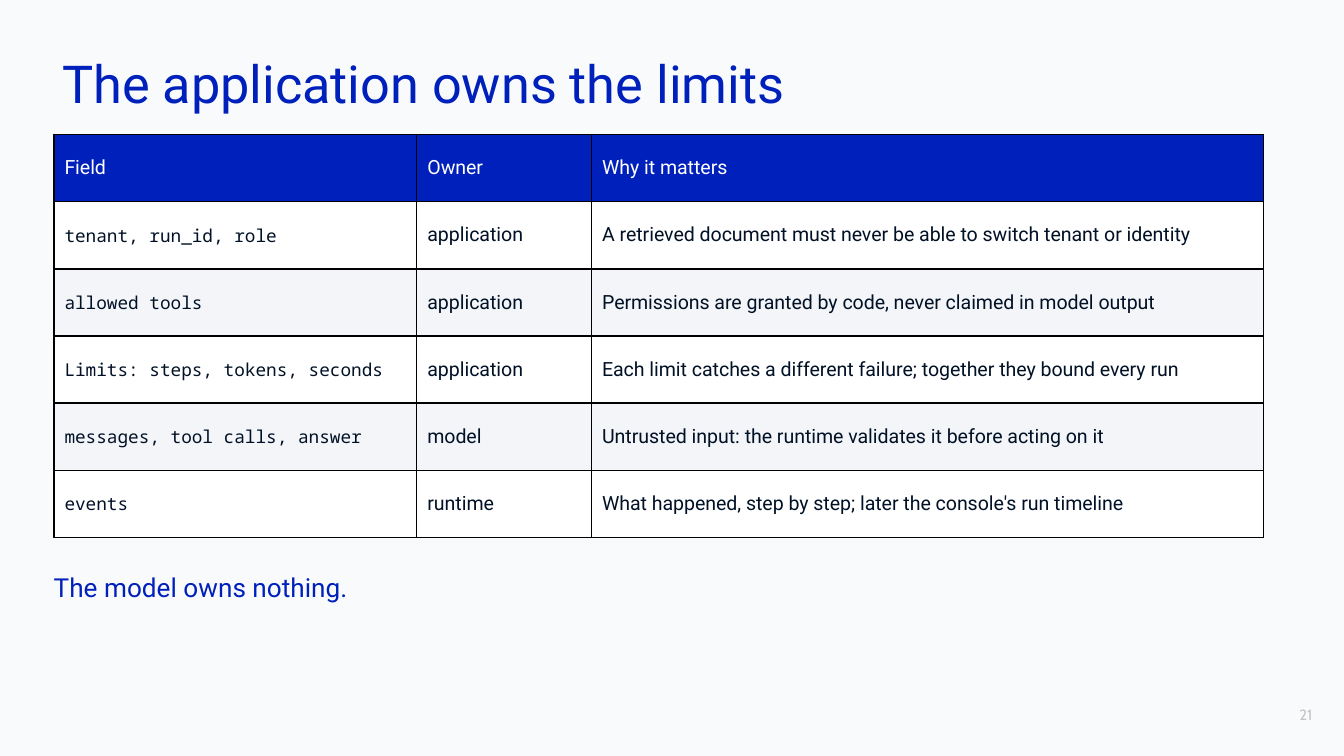
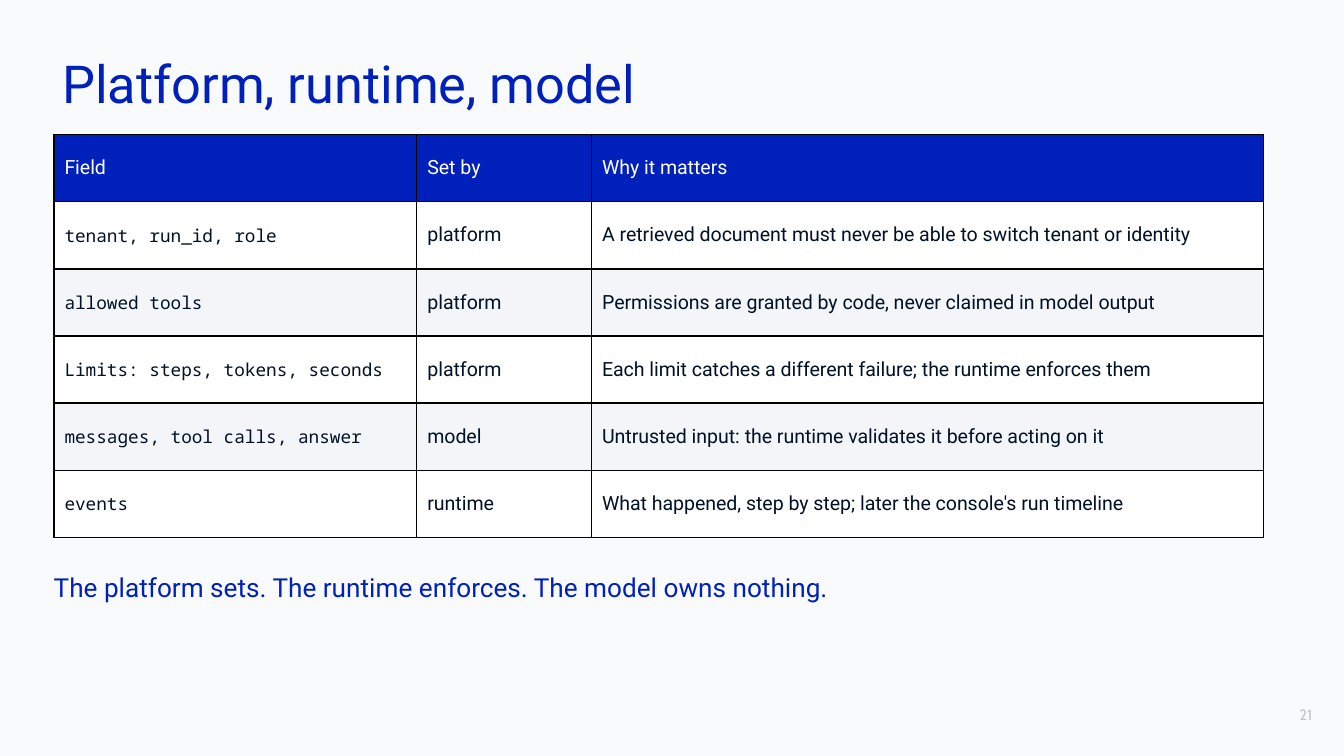
Before and after one commit to maxvpavlov/ciklum-innovate-l3-2026, a slide deck: slide 21 of L3 2026 Agentic Platform Instructor Materials/slides/01 Agent architecture and the ReAct runtime.pptx. Drawn at 1344x756 pixels with LibreOffice and Linux fonts; fonts in the diff are those of the drawing; background and template pictures are left out. Boxes give left, top, right and bottom in pixels: in the first picture for what was removed or moved away, otherwise in the second. Text is boxed around its words. In the diff, an @@ line names an element or a change of style, - is before the commit and + after.

```diff
--- a/L3 2026 Agentic Platform Instructor Materials/slides/01 Agent architecture and the ReAct runtime.pptx
+++ b/L3 2026 Agentic Platform Instructor Materials/slides/01 Agent architecture and the ReAct runtime.pptx
@@ title at [62, 63, 635, 111]: text changed @@
-The application owns the limits
+Platform, runtime, model
@@ table at [54, 134, 1263, 538] @@
-row 1, column 2: Owner
+row 1, column 2: Set by
-row 2, column 2: application
+row 2, column 2: platform
-row 3, column 2: application
+row 3, column 2: platform
-row 4, column 2: application
+row 4, column 2: platform
-row 4, column 3: Each limit catches a different failure; together they bound every run
+row 4, column 3: Each limit catches a different failure; the runtime enforces them
@@ text at [54, 577, 828, 603]: text changed @@
-The model owns nothing.
+The platform sets. The runtime enforces. The model owns nothing.
```
Also in this commit, not shown: 2 other slides changed, 6 other files.
